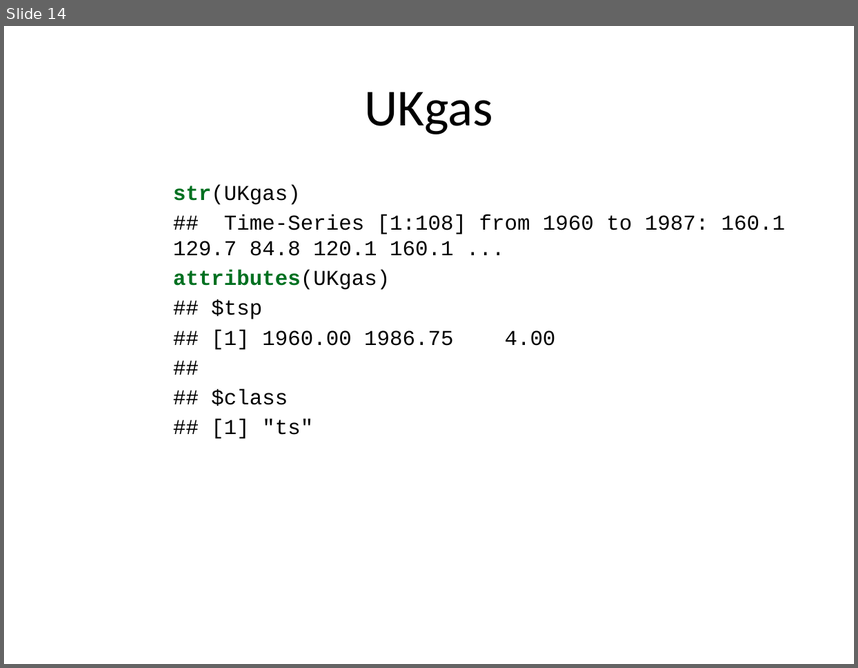
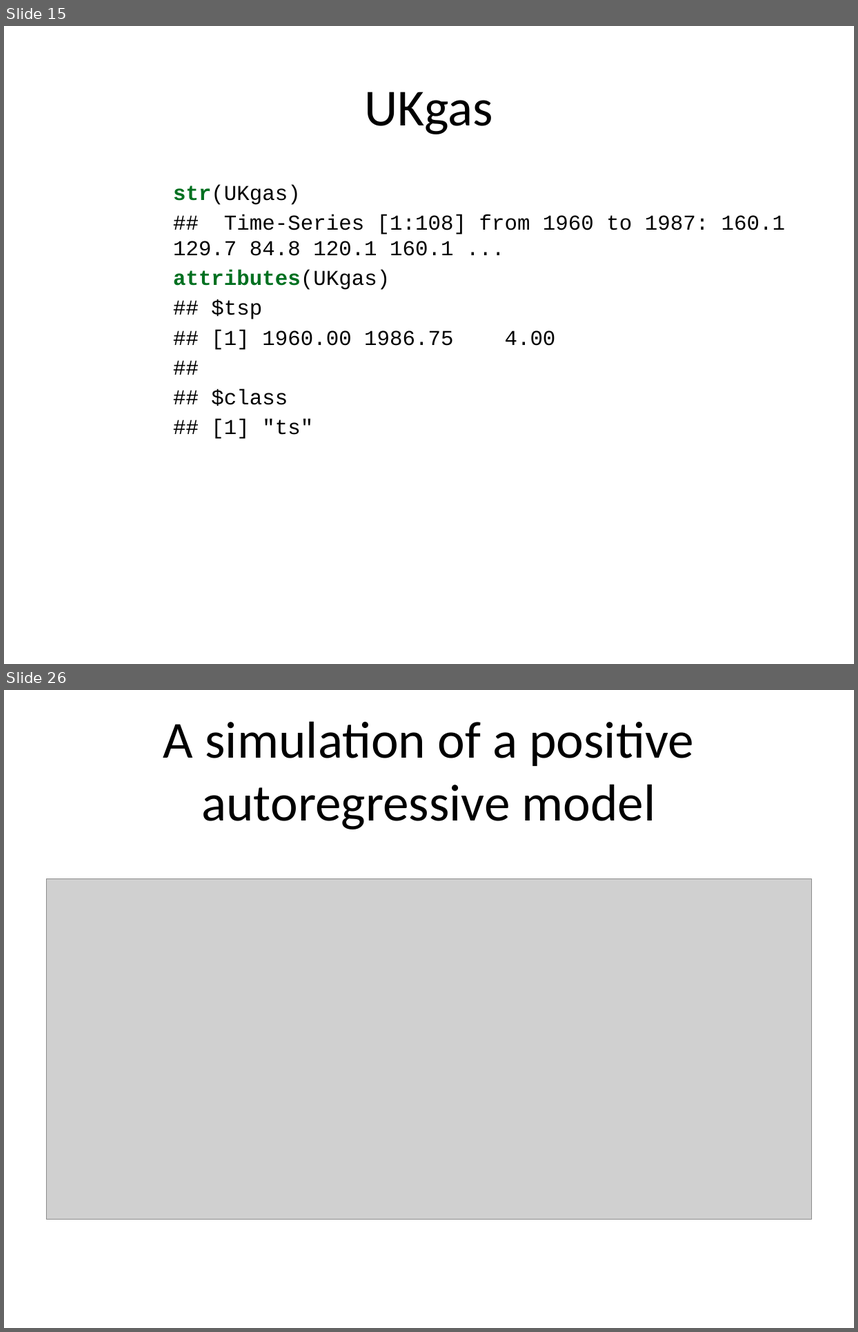
Before and after one commit to pmean/basic-time-series, a slide deck: src/basics.pptx. Shown one above the other, each under a label of ours: slide 14 before the commit, slides 15 and 26 after it; the slides between them are not shown. The pictures are 858x668 and 858x1332 pixels, drawn with LibreOffice and Linux fonts; fonts in the diff are those of the drawing; grey boxes stand for pictures. Boxes give left, top, right and bottom in pixels: in the first picture for what was removed or moved away, otherwise in the second. Text is boxed around its words. In the diff, an @@ line names an element or a change of style, - is before the commit and + after.

```diff
--- a/src/basics.pptx
+++ b/src/basics.pptx
@@ slide 26 added at (x1=4, y1=690, x2=854, y2=1328), background #FFFFFF @@
@@ title added at (x1=163, y1=721, x2=694, y2=829), 44 pt, text #000000 @@
+A simulation of a positive autoregressive model
@@ picture added at (x1=47, y1=879, x2=811, y2=1219) @@
@@ what was slide 14 is now slide 15 @@
```
Also in this commit, not shown: 21 slides changed, 32 other slides added, 9 slides removed, 1 other file.
